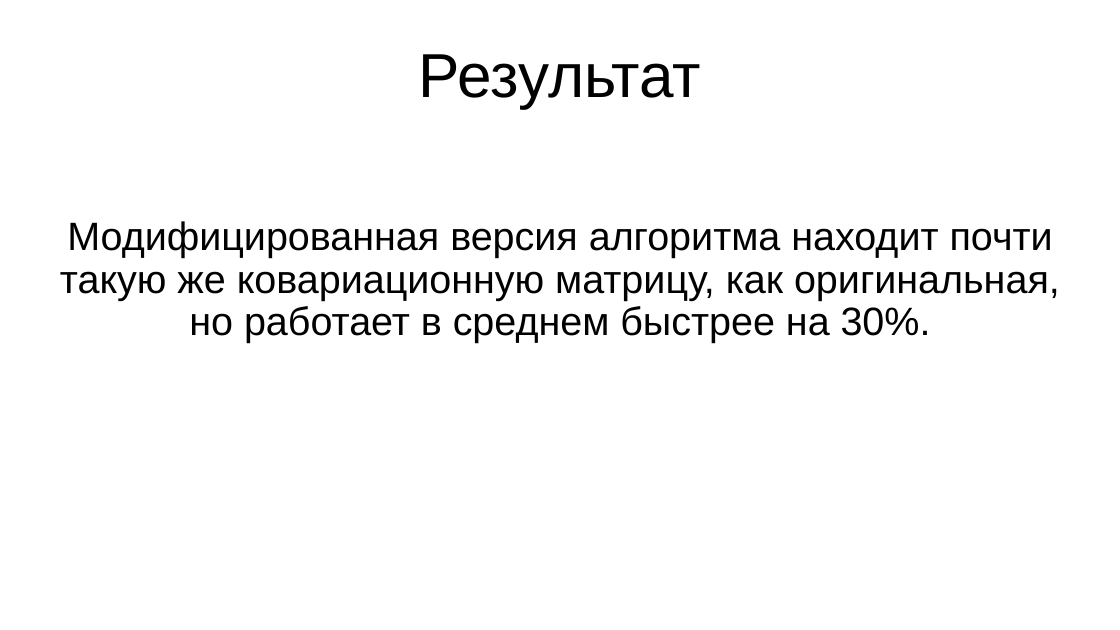
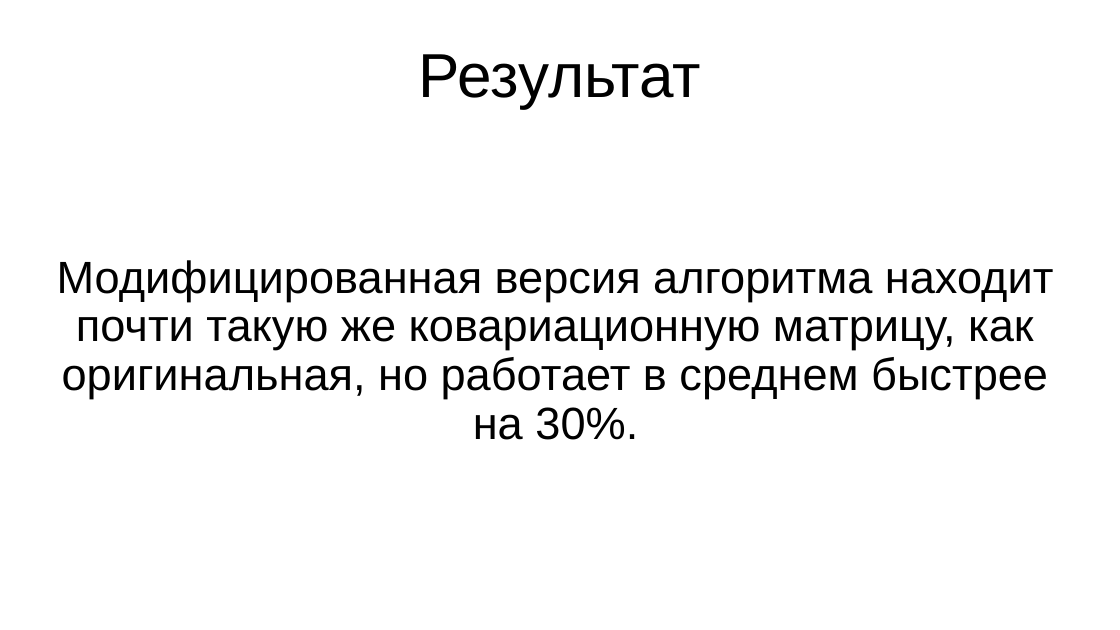
Before and after one commit to Apollon76/dempster_algorithm, a slide deck: slide 11 of Презентация.pptx. Drawn at 1120x630 pixels with LibreOffice and Linux fonts; fonts in the diff are those of the drawing. Boxes give left, top, right and bottom in pixels: in the first picture for what was removed or moved away, otherwise in the second. Text is boxed around its words. In the diff, an @@ line names an element or a change of style, - is before the commit and + after.

```diff
--- a/Презентация.pptx
+++ b/Презентация.pptx
@@ subtitle "Модифицированная версия алгоритма находит почти ...": place and size @@
-subtitle "Модифицированная версия алгоритма находит почти ..." at [60,221,1060,343]
+subtitle "Модифицированная версия алгоритма находит почти ..." at [57,260,1054,440]
@@ subtitle "Модифицированная версия алгоритма находит почти ..." at [57,260,1054,440]: size 28 to 32 pt @@
```
Also in this commit, not shown: 2 other slides changed.
